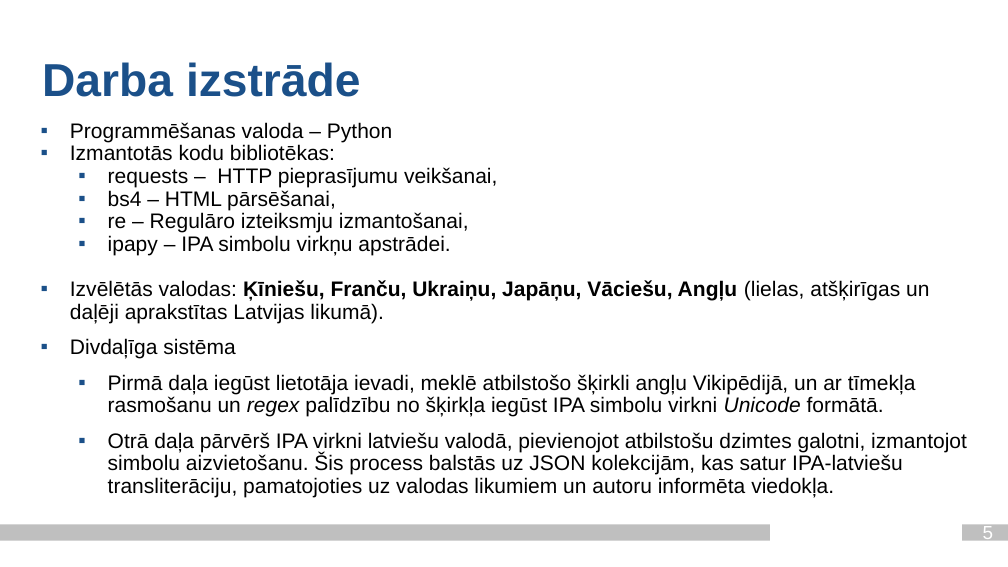
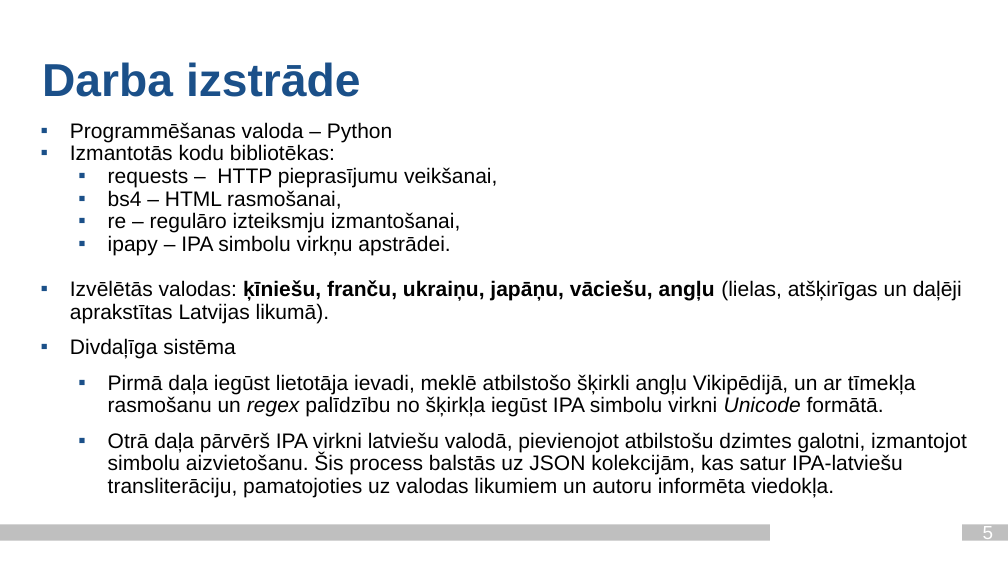
Before and after one commit to Paddlebear/valteh-ipa-translit, a slide deck: slide 5 of docs/valodasprez_2_ag21201_je21033.pptx. Drawn at 1008x567 pixels with LibreOffice and Linux fonts; fonts in the diff are those of the drawing; background and template pictures are left out. Boxes give left, top, right and bottom in pixels: in the first picture for what was removed or moved away, otherwise in the second. Text is boxed around its words. In the diff, an @@ line names an element or a change of style, - is before the commit and + after.

```diff
--- a/docs/valodasprez_2_ag21201_je21033.pptx
+++ b/docs/valodasprez_2_ag21201_je21033.pptx
@@ text at (108, 190, 461, 233): text changed @@
-  ▪ bs4 – HTML pārsēšanai,
-  ▪ re – Regulāro izteiksmju izmantošanai,
+  ▪ bs4 – HTML rasmošanai,
+  ▪ re – regulāro izteiksmju izmantošanai,
@@ text at (70, 280, 962, 323): text changed @@
-▪ Izvēlētās valodas: Ķīniešu, Franču, Ukraiņu, Japāņu, Vāciešu, Angļu (lielas, atšķirīgas un daļēji aprakstītas Latvijas likumā).
+▪ Izvēlētās valodas: ķīniešu, franču, ukraiņu, japāņu, vāciešu, angļu (lielas, atšķirīgas un daļēji aprakstītas Latvijas likumā).
```
Also in this commit, not shown: 5 other slides changed.
